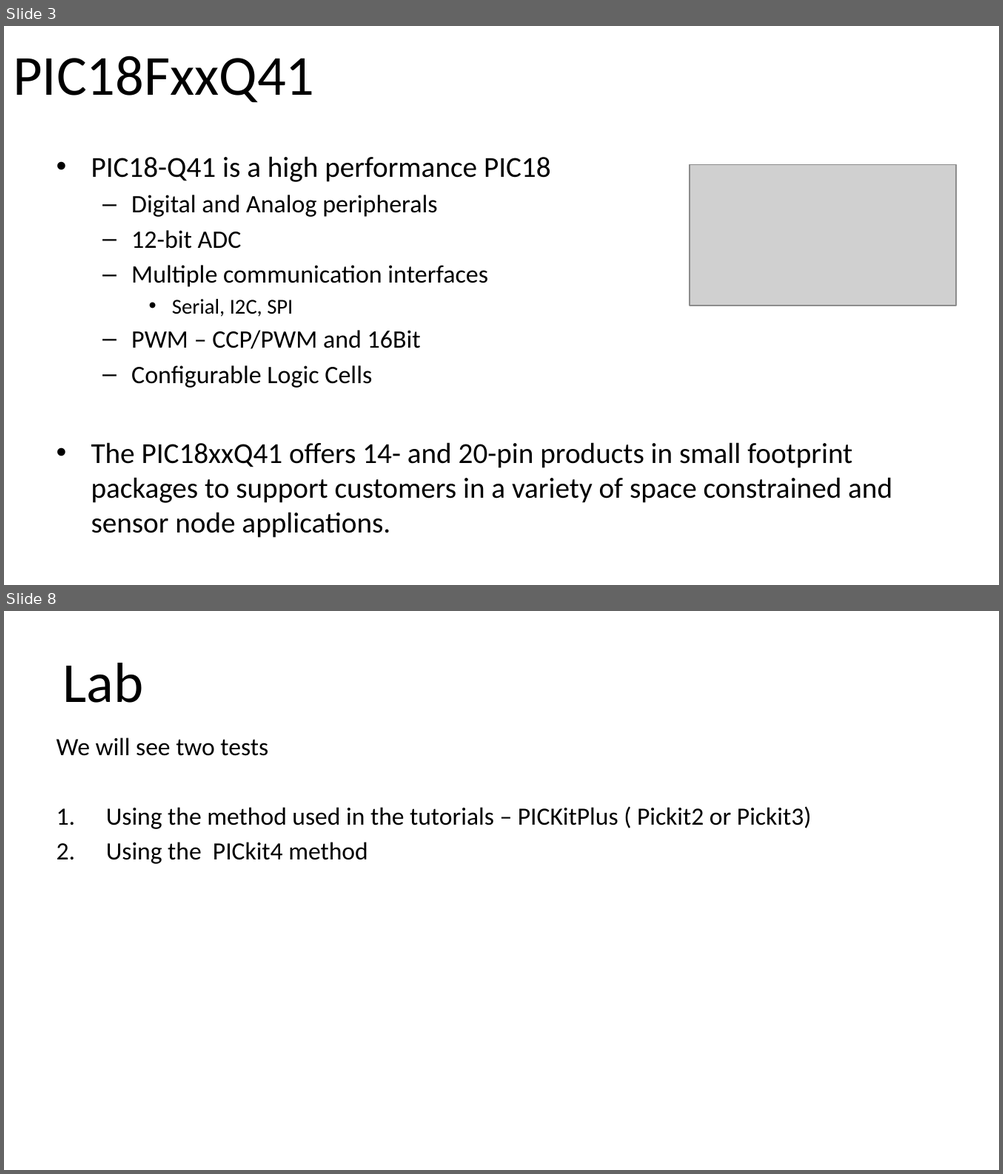
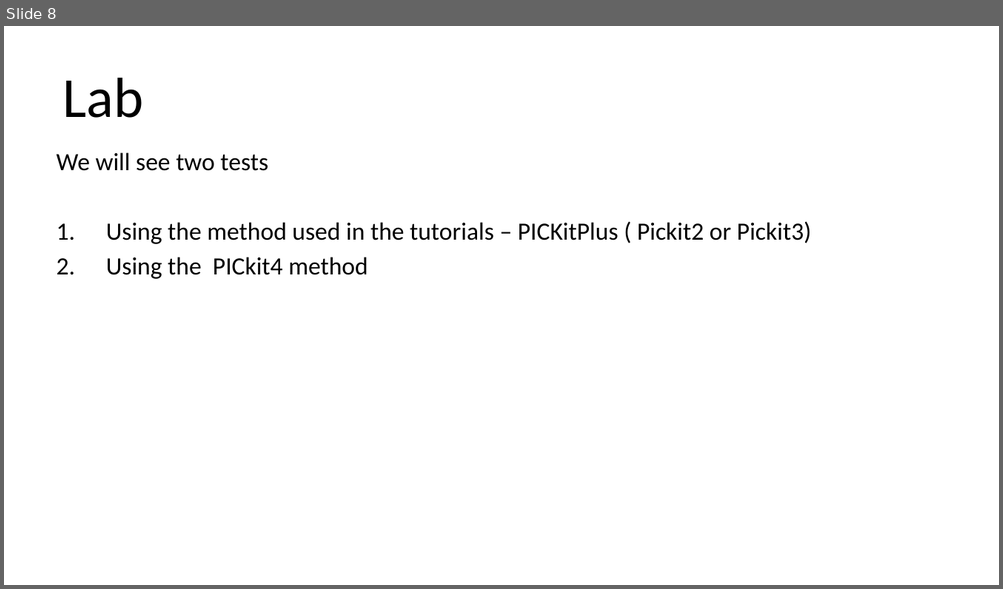
Before and after one commit to GreatCowBASIC/Demonstration_Sources, a slide deck: Vendor_Boards/Great_Cow_Basic_Demo_Board/18Fx6q20_ChipRange_Demonstrations/tutorials/GCbASIC_Part20_Summary.pptx. Shown one above the other, each under a label of ours: slides 3 and 8 before the commit, slide 8 after it; the slides between them are not shown. The pictures are 1003x1174 and 1003x589 pixels, drawn with LibreOffice and Linux fonts; fonts in the diff are those of the drawing; grey boxes stand for pictures. Boxes give left, top, right and bottom in pixels: in the first picture for what was removed or moved away, otherwise in the second. Text is boxed around its words. In the diff, an @@ line names an element or a change of style, - is before the commit and + after.

```diff
--- a/Vendor_Boards/Great_Cow_Basic_Demo_Board/18Fx6q20_ChipRange_Demonstrations/tutorials/GCbASIC_Part20_Summary.pptx
+++ b/Vendor_Boards/Great_Cow_Basic_Demo_Board/18Fx6q20_ChipRange_Demonstrations/tutorials/GCbASIC_Part20_Summary.pptx
@@ slide 3 removed at bbox=[4, 26, 999, 585], background #FFFFFF @@
@@ title removed at bbox=[13, 56, 314, 102] @@
-PIC18FxxQ41
@@ text removed at bbox=[91, 156, 892, 503] @@
-• PIC18-Q41 is a high performance PIC18
-  – Digital and Analog peripherals
-  – 12-bit ADC
-  – Multiple communication interfaces
-    • Serial, I2C, SPI
-  – PWM – CCP/PWM and 16Bit
-  – Configurable Logic Cells
-• The PIC18xxQ41 offers 14- and 20-pin products in small footprint packages to support customers in a variety of space constrained and sensor node applications.
@@ picture removed at bbox=[689, 165, 956, 306] @@
```
Also in this commit, not shown: 6 slides changed, 3 slides added, 3 other slides removed, 3 other files.
